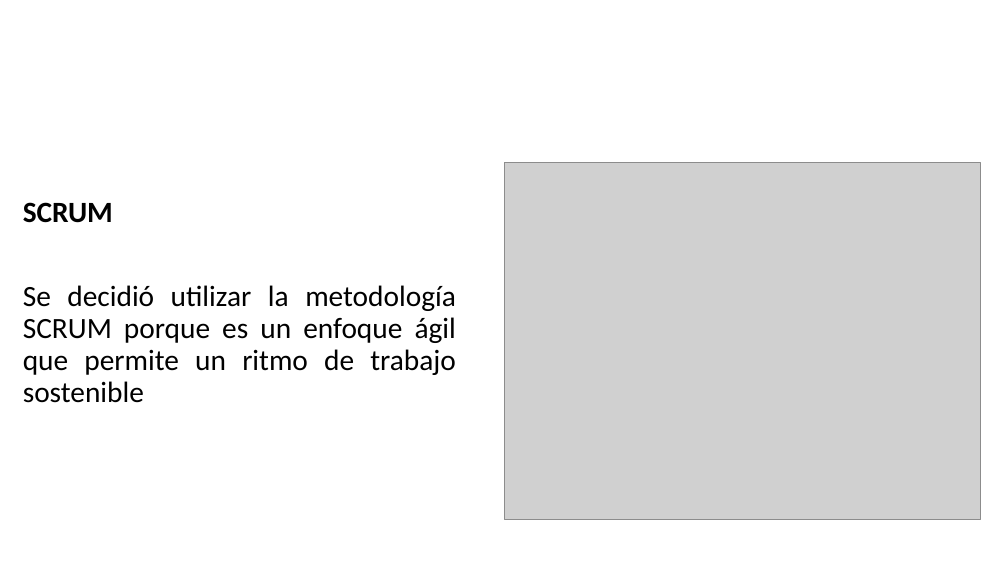
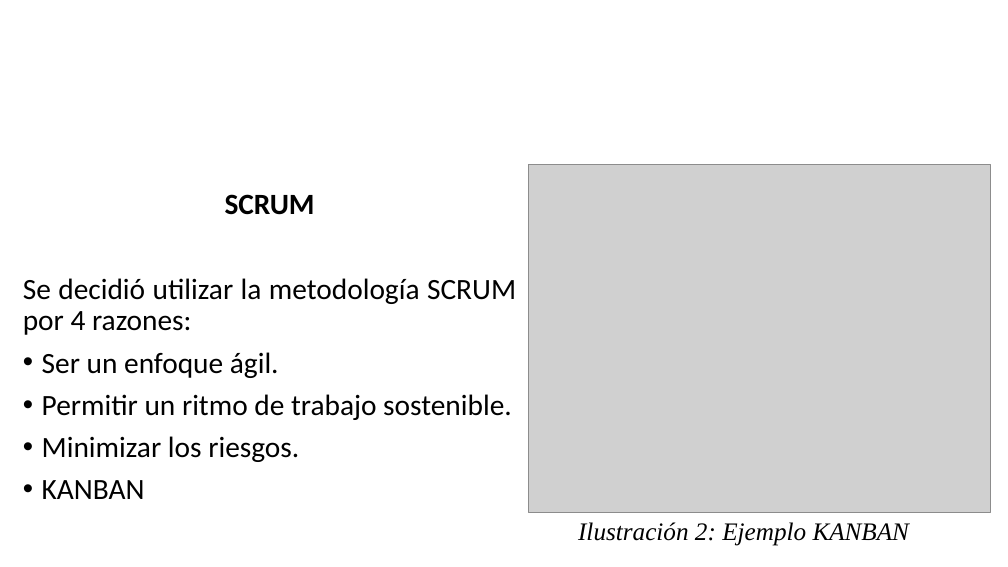
Before and after one commit to BrayanNovoa/uniminuto, a slide deck: slide 7 of expo/expo.pptx. Drawn at 1008x567 pixels with LibreOffice and Linux fonts; fonts in the diff are those of the drawing; grey boxes stand for pictures; background and template pictures are left out. Boxes give left, top, right and bottom in pixels: in the first picture for what was removed or moved away, otherwise in the second. Text is boxed around its words. In the diff, an @@ line names an element or a change of style, - is before the commit and + after.

```diff
--- a/expo/expo.pptx
+++ b/expo/expo.pptx
@@ picture: place and size @@
-picture at (505,163,981,520)
+picture at (529,165,991,513)
@@ text "SCRUM": place and size @@
-text "SCRUM" at (23,202,456,403)
+text "SCRUM" at (23,194,516,499)
@@ text at (225,194,315,215): alignment justified to centre @@
@@ text at (23,278,516,499): text changed @@
-Se decidió utilizar la metodología SCRUM porque es un enfoque ágil que permite un ritmo de trabajo sostenible
+Se decidió utilizar la metodología SCRUM por 4 razones:
+• Ser un enfoque ágil.
+• Permitir un ritmo de trabajo sostenible.
+• Minimizar los riesgos.
+• KANBAN
@@ text added at (578,522,910,546), 24 pt, text #464646, italic @@
+Ilustración 2: Ejemplo KANBAN
```
Also in this commit, not shown: 12 other slides changed, 5 other files.
